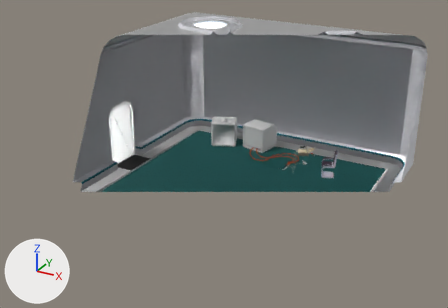
The Blender file environment/abandoned_spaceship/abandoned_spaceship_lab_room.blend, before and after one commit.
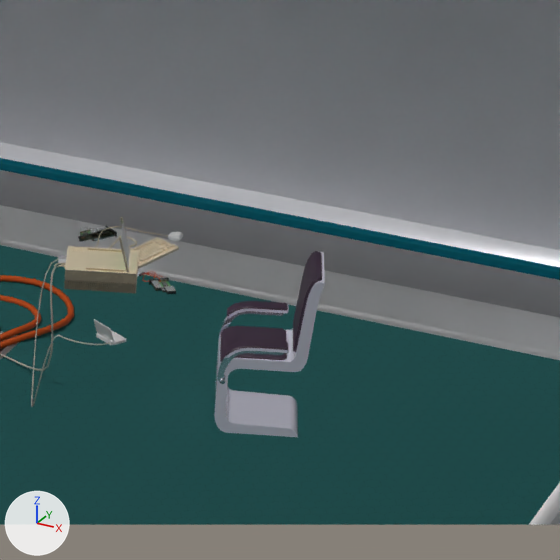
Each version is shown whole from a camera (50 mm lens) standing at (8.96, -17.37, 9.88) and looking at (-0.28, -0.56, 1.48), then close up on the part from 64% to 84% of the width and 36% to 64% of the height. The lights are fixed; the arrows at lower left show +X, +Y and +Z. The older version's two pictures come first. Everything nearer to the camera than a plane just in front of the edit is cut away.

Objects in the first close-up: 'BezierDanger.001', 'Room', 'Table.001' and 1 more.
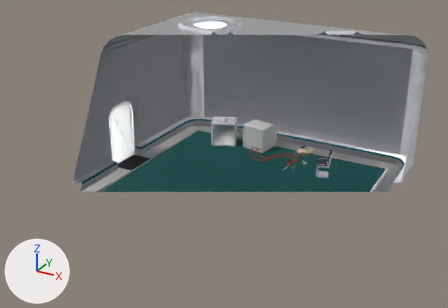
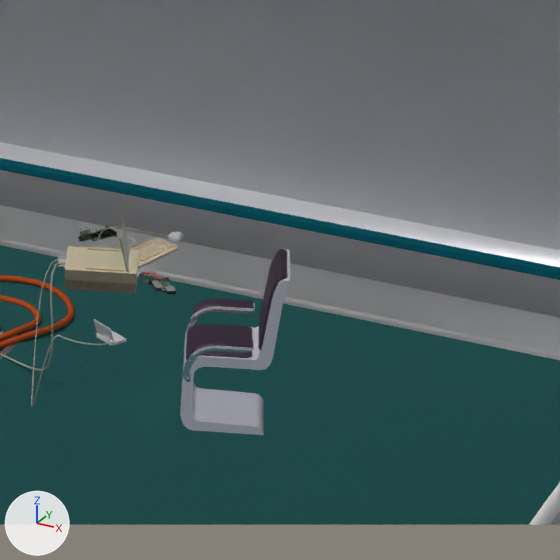
ob_table is not drawn itself; it is the parent of ob_pc, ob_pda, ob_ethernetadapter, ob_ethernetconnector, ob_ethernetwire.

The edits, one by one:
Object 'Table.001' (ob_table_001) moves from (2.389, 2.52, 0.0) to (2.211, 2.455, 0.0).
Object 'Table' (ob_table) moves from (1.6, 2.35, 0.0) to (1.779, 2.415, 0.0).

Where the change shows, as pixel boxes [x1, y1, x2, y2] in the close-ups (560 x 560 px):
'Table.001', moved: before [31, 217, 325, 437]; after [31, 217, 290, 435]
